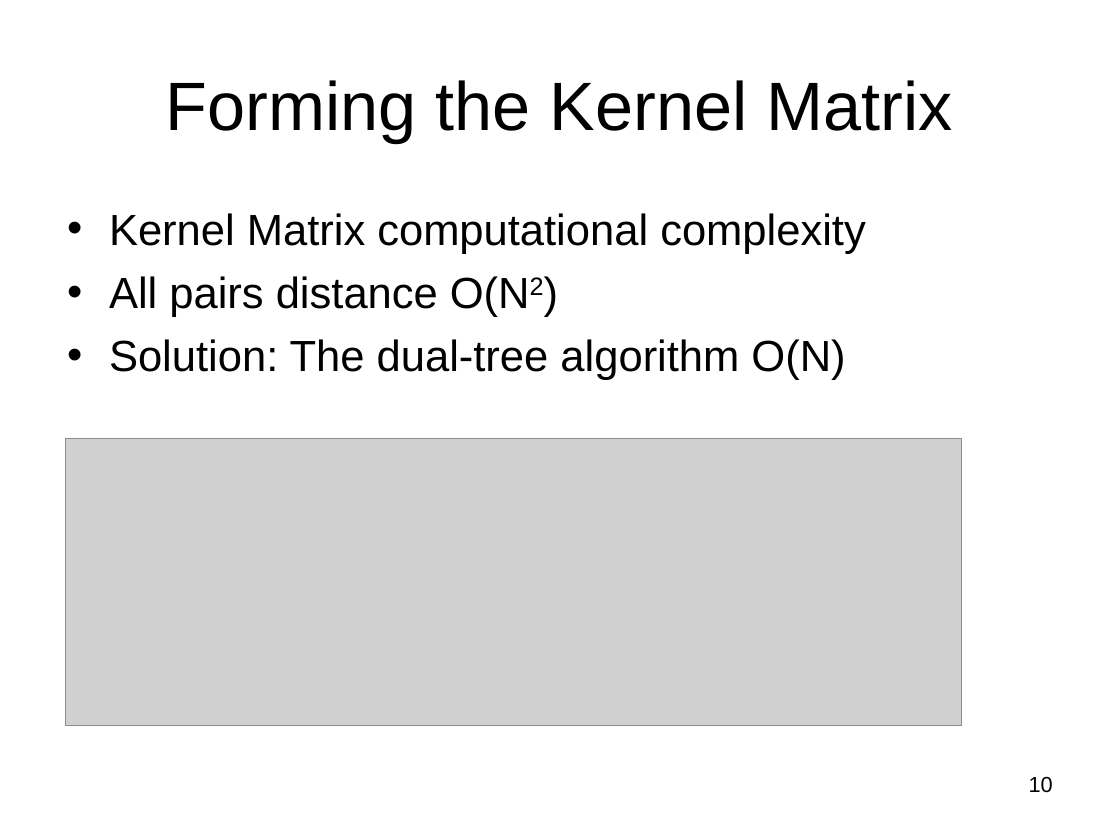
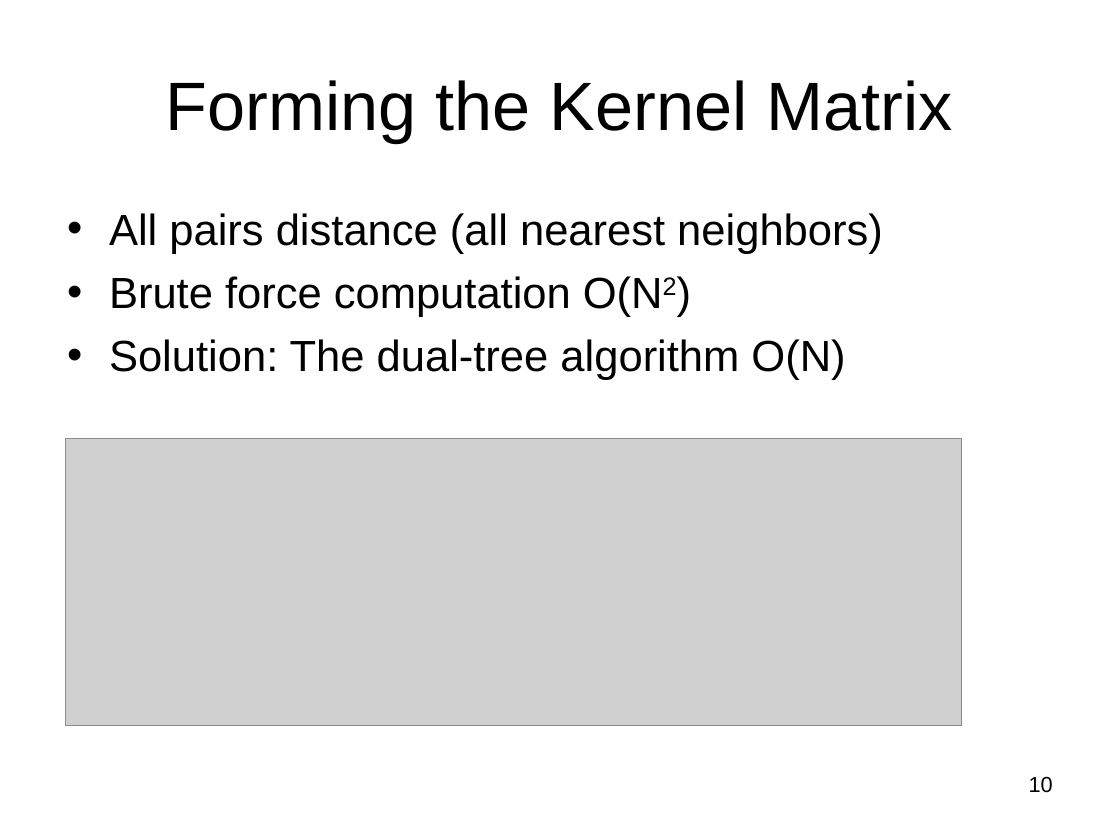
Before and after one commit to subailong/mlpack, a slide deck: slide 10 of fastlib/u/nvasil/docs/proposal/proposal.ppt. Drawn at 1120x840 pixels with LibreOffice and Linux fonts; fonts in the diff are those of the drawing; grey boxes stand for pictures. Boxes give left, top, right and bottom in pixels: in the first picture for what was removed or moved away, otherwise in the second. Text is boxed around its words. In the diff, an @@ line names an element or a change of style, - is before the commit and + after.

```diff
--- a/fastlib/u/nvasil/docs/proposal/proposal.ppt
+++ b/fastlib/u/nvasil/docs/proposal/proposal.ppt
@@ text at box(109, 213, 883, 317): text changed @@
-• Kernel Matrix computational complexity
-• All pairs distance O(N2)
+• All pairs distance (all nearest neighbors)
+• Brute force computation O(N2)
```
Also in this commit, not shown: 10 other slides changed, 2 other files.
